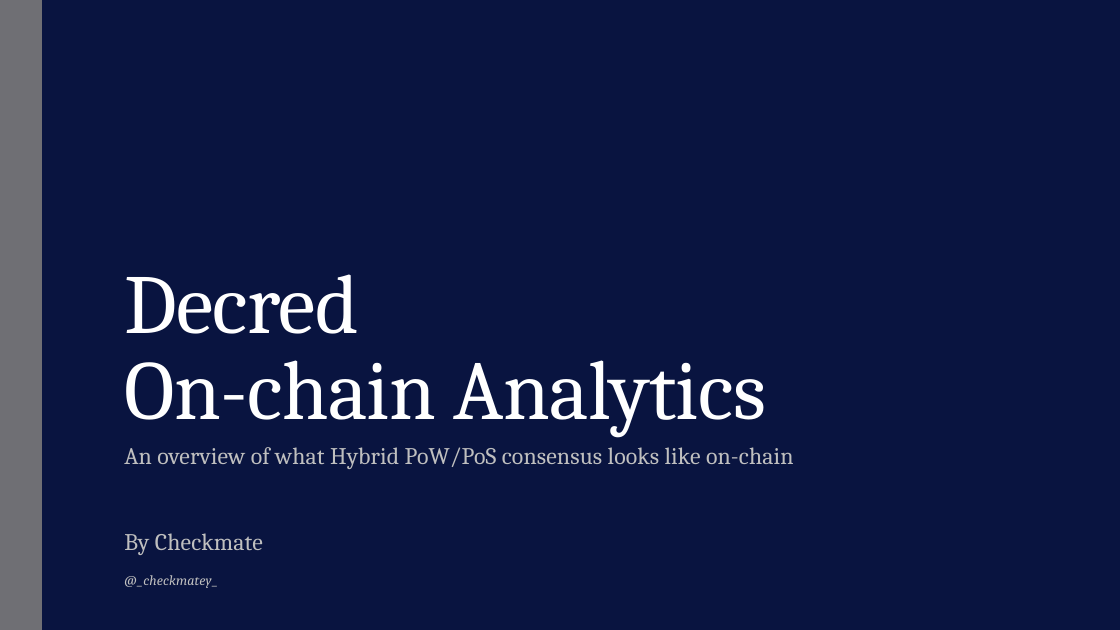
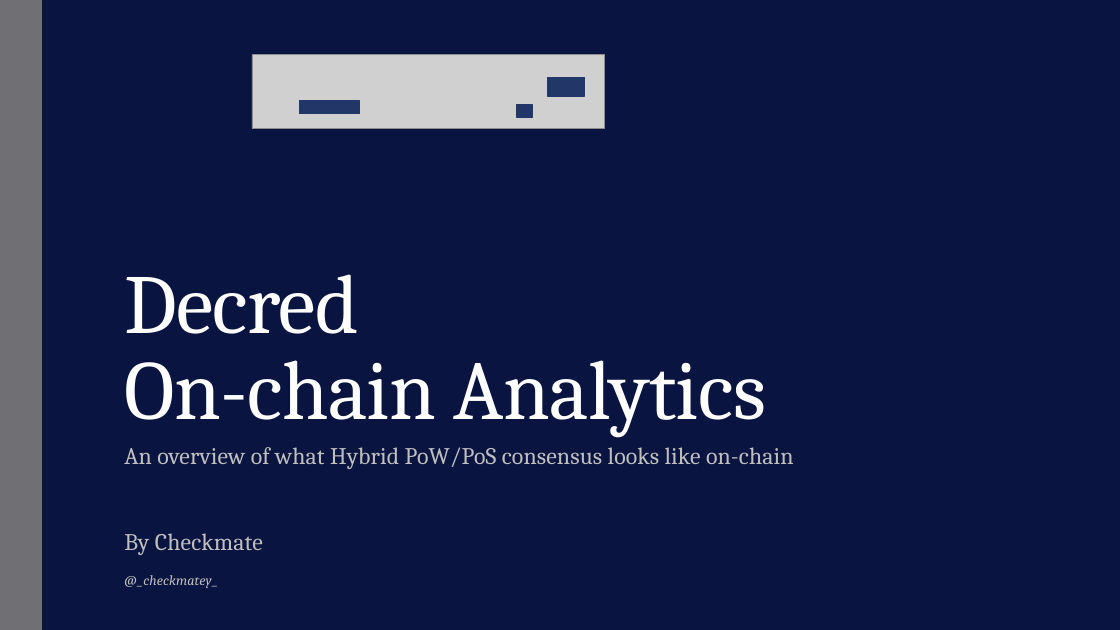
Before and after one commit to cryptobuks1/checkonchain, a slide deck: slide 1 of research_articles/masterclasses/consensus_distributed/consensus_distributed.pptx. Drawn at 1120x630 pixels with LibreOffice and Linux fonts; fonts in the diff are those of the drawing; grey boxes stand for pictures; background and template pictures are left out. Boxes give left, top, right and bottom in pixels: in the first picture for what was removed or moved away, otherwise in the second. Text is boxed around its words. In the diff, an @@ line names an element or a change of style, - is before the commit and + after.

```diff
--- a/research_articles/masterclasses/consensus_distributed/consensus_distributed.pptx
+++ b/research_articles/masterclasses/consensus_distributed/consensus_distributed.pptx
@@ picture added at [252, 55, 605, 129] @@
@@ rectangle added at [547, 77, 585, 96], fill #223767, outline #223767 1.1 pt @@
@@ rectangle added at [299, 101, 360, 113], fill #223767, outline #223767 1.1 pt @@
@@ rectangle added at [517, 105, 532, 118], fill #223767, outline #223767 1.1 pt @@
```
Also in this commit, not shown: 25 other files.
